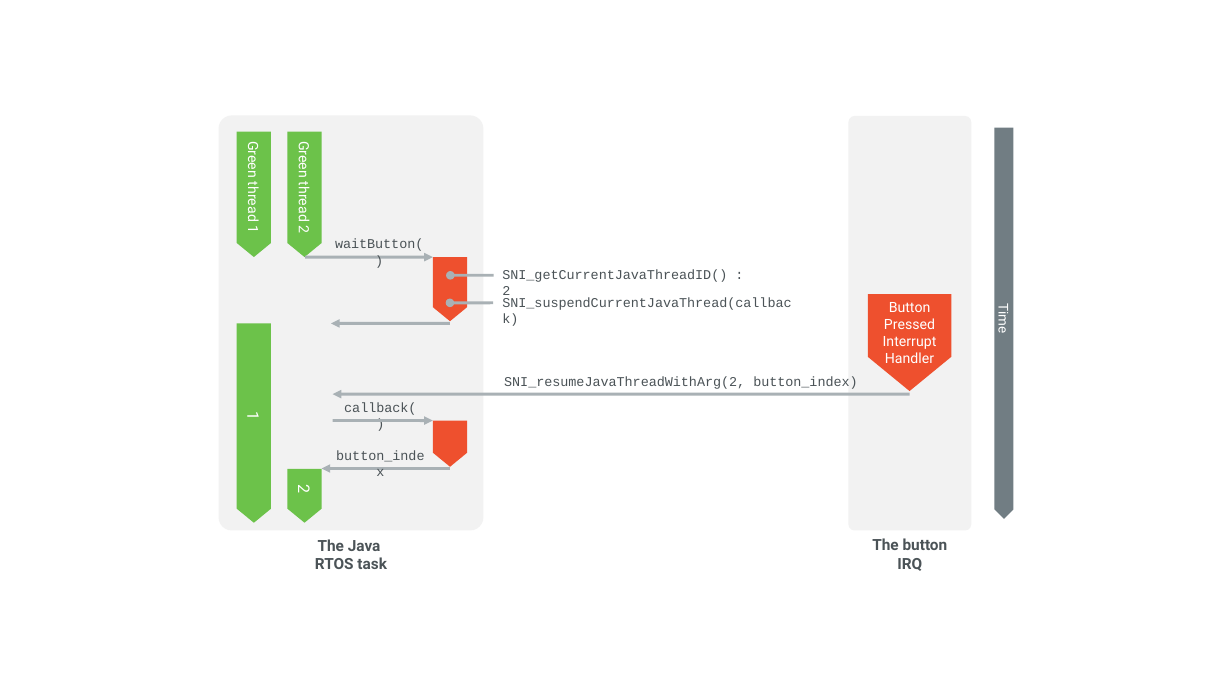
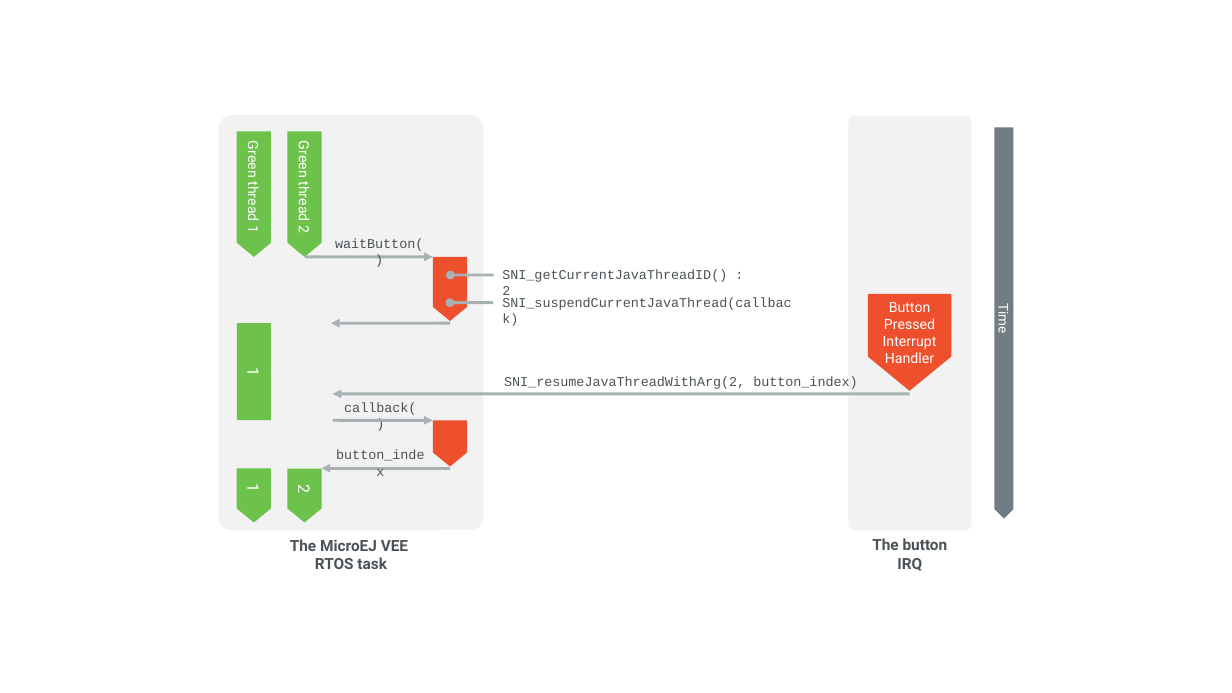
Before and after one commit to MicroEJ/docs, a slide deck: slide 2 of Tutorials/images/tuto_sni.pptx. Drawn at 1232x693 pixels with LibreOffice and Linux fonts; fonts in the diff are those of the drawing. Boxes give left, top, right and bottom in pixels: in the first picture for what was removed or moved away, otherwise in the second. Text is boxed around its words. In the diff, an @@ line names an element or a change of style, - is before the commit and + after.

```diff
--- a/Tutorials/images/tuto_sni.pptx
+++ b/Tutorials/images/tuto_sni.pptx
@@ rectangle "1": place and size @@
-rectangle "1" at (237,323,271,523)
+rectangle "1" at (237,323,271,421)
@@ rectangle "1" at (237,323,271,421): right arrow to rectangle @@
@@ right arrow added at (237,469,271,523), fill #6CC24A, 12.5 pt, text #FFFFFF @@
+1
@@ text at (290,539,408,551): text changed @@
-The Java
+The MicroEJ VEE
```
Also in this commit, not shown: 1 other slide changed, 2 other files.
